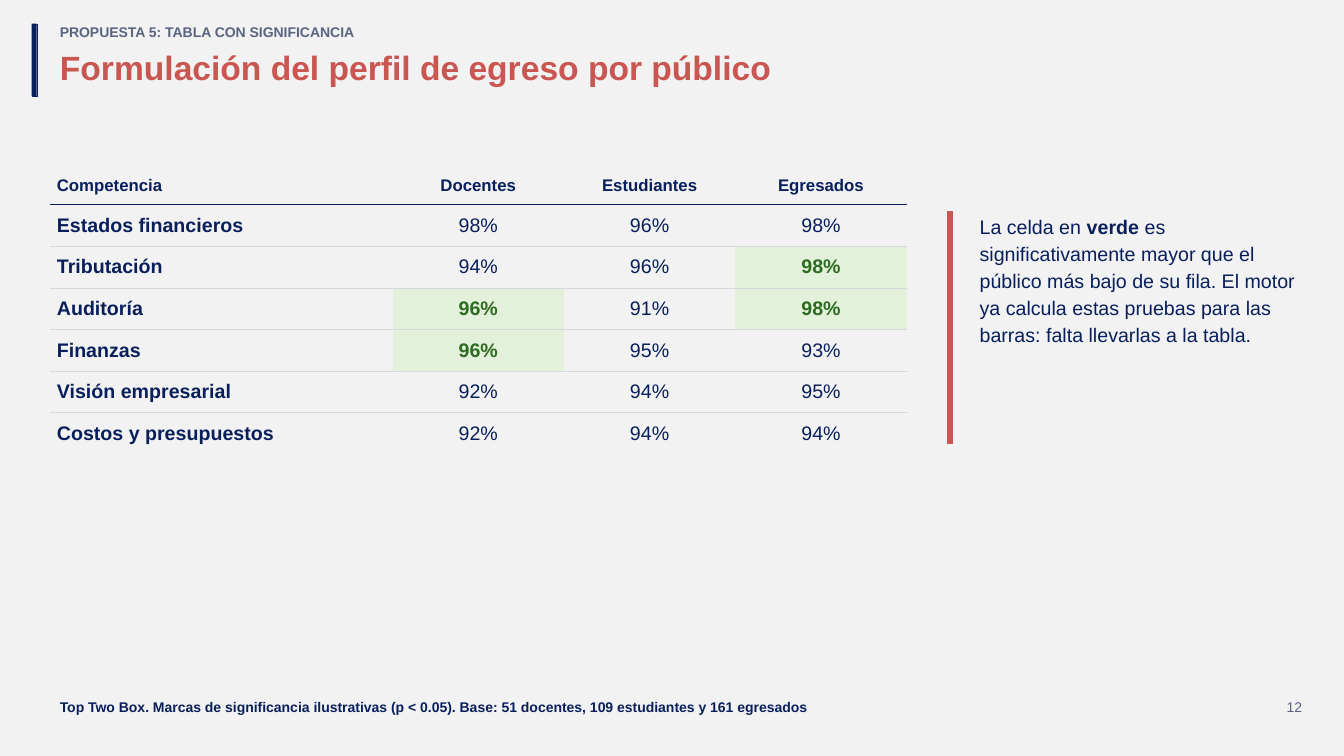
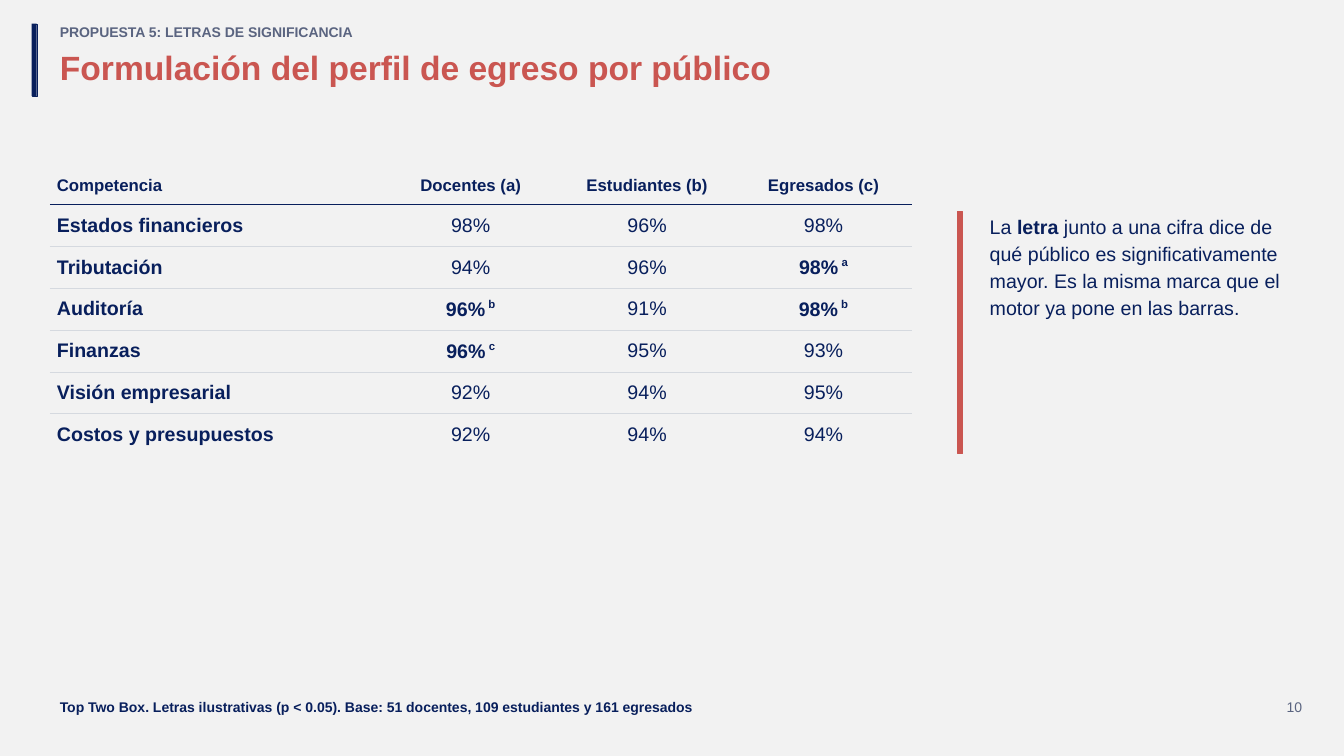
Before and after one commit to GonzaloAlmendariz/prosecnur-app, a slide deck: slide 10 of docs/qa/motor-ppt-2026-10-06/4-recetario/propuestas-rescatables.pptx (slide 12 before the commit). Drawn at 1344x756 pixels with LibreOffice and Linux fonts; fonts in the diff are those of the drawing; background and template pictures are left out. Boxes give left, top, right and bottom in pixels: in the first picture for what was removed or moved away, otherwise in the second. Text is boxed around its words. In the diff, an @@ line names an element or a change of style, - is before the commit and + after.

```diff
--- a/docs/qa/motor-ppt-2026-10-06/4-recetario/propuestas-rescatables.pptx
+++ b/docs/qa/motor-ppt-2026-10-06/4-recetario/propuestas-rescatables.pptx
@@ text at (60, 27, 353, 37): text changed @@
-PROPUESTA 5: TABLA CON SIGNIFICANCIA
+PROPUESTA 5: LETRAS DE SIGNIFICANCIA
@@ table at (49, 166, 911, 549) @@
-row 1: Competencia | Docentes | Estudiantes | Egresados
+row 1: Competencia | Docentes (a) | Estudiantes (b) | Egresados (c)
-row 3, column 4: 98%
+row 3, column 4: 98% a
-row 4, column 2: 96%
+row 4, column 2: 96% b
-row 4, column 4: 98%
+row 4, column 4: 98% b
-row 5, column 2: 96%
+row 5, column 2: 96% c
@@ fill #E3F0DA to none in 4 cells @@
@@ table: place and size @@
-table at (49, 166, 906, 549)
+table at (49, 166, 911, 549)
@@ rectangle: place and size @@
-rectangle at (948, 212, 953, 444)
+rectangle at (958, 212, 963, 454)
@@ text at (990, 219, 1280, 319): text changed @@
-La celda en verde es significativamente mayor que el público más bajo de su fila. El motor ya calcula estas pruebas para las barras: falta llevarlas a la tabla.
+La letra junto a una cifra dice de qué público es significativamente mayor. Es la misma marca que el motor ya pone en las barras.
@@ text at (60, 702, 693, 715): text changed @@
-Top Two Box. Marcas de significancia ilustrativas (p < 0.05). Base: 51 docentes, 109 estudiantes y 161 egresados
+Top Two Box. Letras ilustrativas (p < 0.05). Base: 51 docentes, 109 estudiantes y 161 egresados
@@ text at (1287, 702, 1303, 712): text changed @@
-12
+10
```
Also in this commit, not shown: 5 other slides changed, 6 slides added, 9 slides removed, 2 other files.
